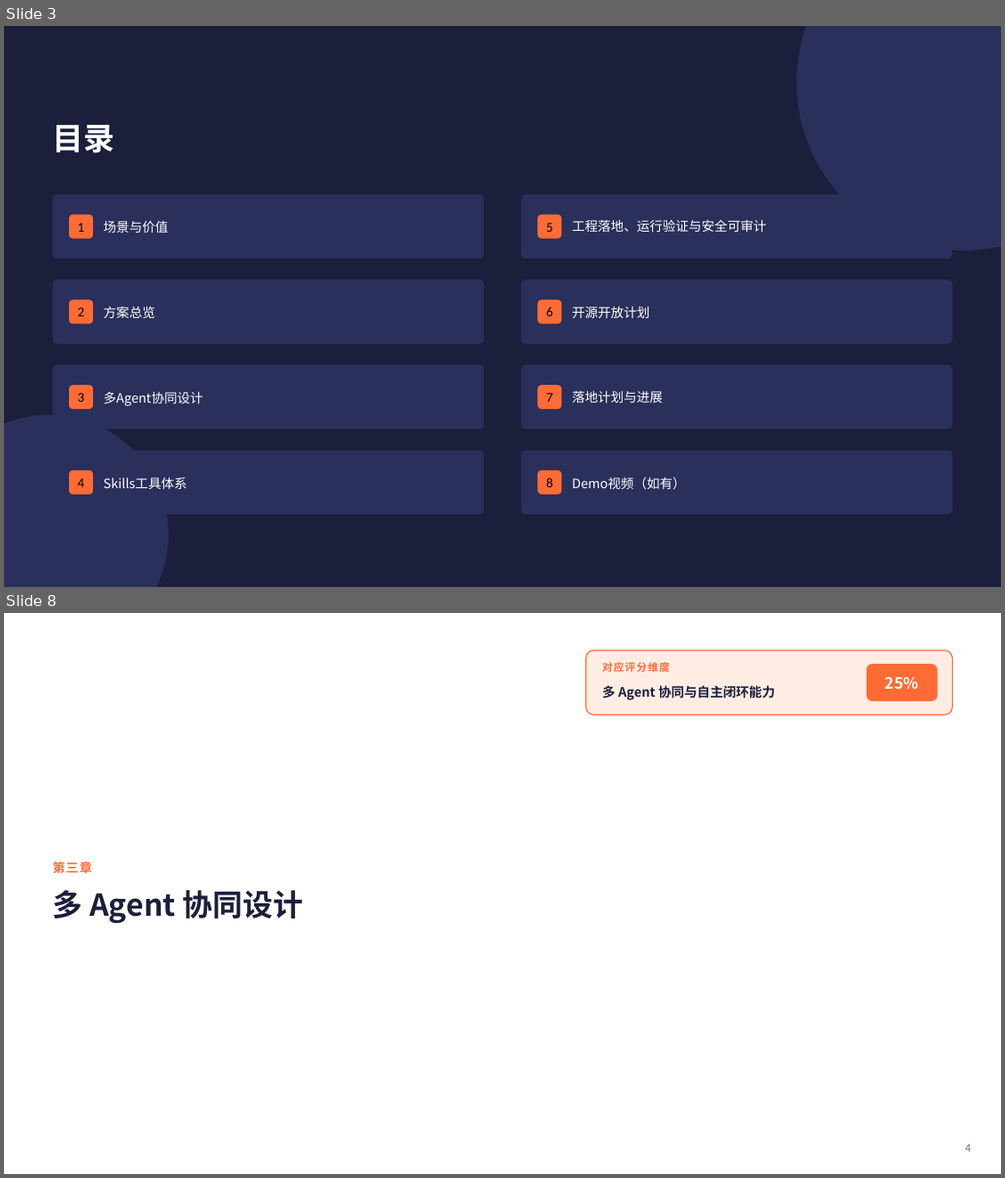
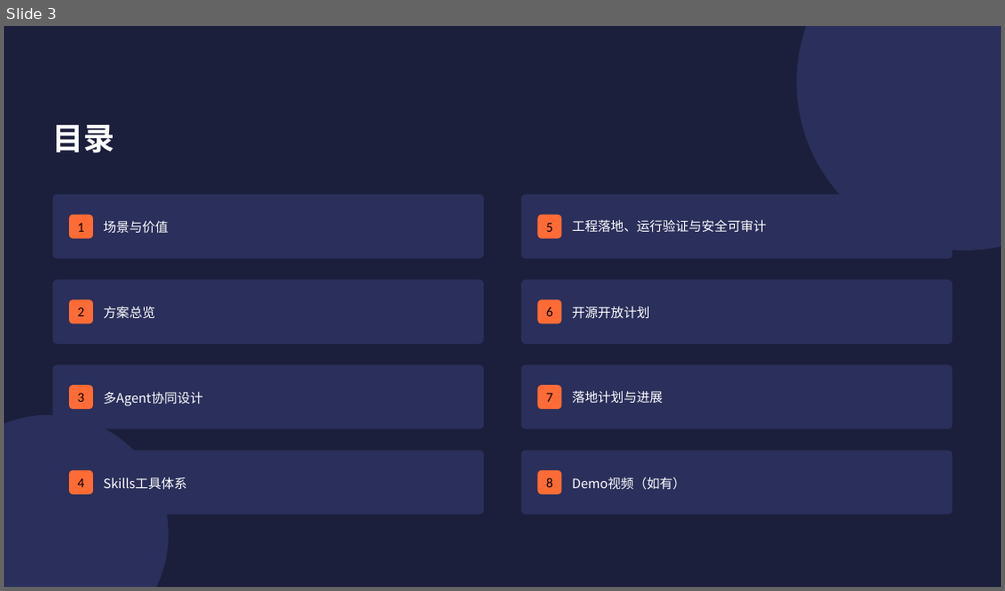
Before and after one commit to libo9922/edge-aiops-demo, a slide deck: docs/edge-aiops-submission.pptx. Shown one above the other, each under a label of ours: slides 3 and 8 before the commit, slide 3 after it; the slides between them are not shown. The pictures are 1005x1178 and 1005x591 pixels, drawn with LibreOffice and Linux fonts; fonts in the diff are those of the drawing. Boxes give left, top, right and bottom in pixels: in the first picture for what was removed or moved away, otherwise in the second. Text is boxed around its words. In the diff, an @@ line names an element or a change of style, - is before the commit and + after.

Commit message:
feat(ppt): regenerate using OpsPilot reference template (text-only, no architecture screenshots, with team info)

```diff
--- a/docs/edge-aiops-submission.pptx
+++ b/docs/edge-aiops-submission.pptx
@@ slide 8 removed at <box>4,613,1001,1174</box>, background #FFFFFF @@
@@ rounded rectangle removed at <box>586,650,952,714</box> @@
@@ text removed at <box>602,662,670,672</box> @@
-对应评分维度
@@ rounded rectangle removed at <box>866,664,938,701</box> @@
@@ text removed at <box>602,685,775,700</box> @@
-多 Agent 协同与自主闭环能力
@@ text removed at <box>885,677,918,689</box> @@
-25%
@@ text removed at <box>53,861,92,874</box> @@
-第三章
@@ text removed at <box>53,890,303,924</box> @@
-多 Agent 协同设计
@@ text removed at <box>965,1143,971,1151</box> @@
-4
```
Also in this commit, not shown: 7 slides changed, 11 slides added, 10 other slides removed, 1 other file.
